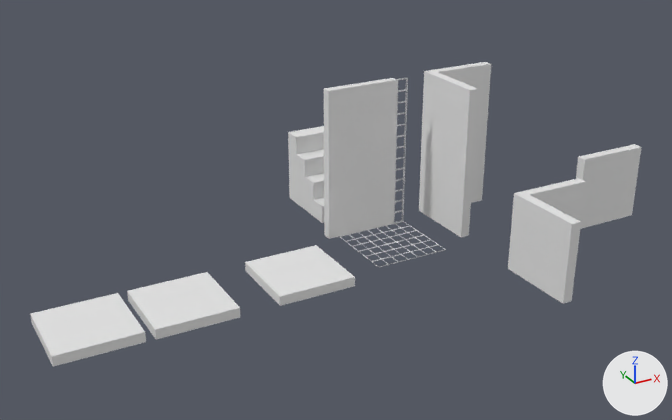
Renders of the glTF model jakes_test/mesh_library.glb from each side of a commit.
The view is the same before and after, from a 50 mm lens placed at (-11.79, -21.4, 10.49), pointed at (-1.38, -2.47, 1.03). Every picture has the same lights, and +X, +Y and +Z are marked at lower right. The picture after the commit comes second. Vertices at exactly the same position are counted once.

Names of what the first picture shows: 'floor_tile', 'floor_tile_wire_center', 'floor_tile_wire_corner', 'grate', 'half_wall_tile', 'half_wall_tile_corner', 'stair', 'wall_grate', 'wall_tile', 'wall_tile_corner'.
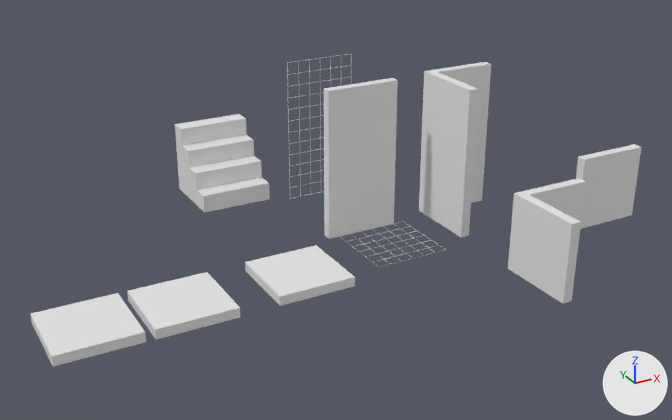
The change, as JSON lines over the scene's bpy script:
```json
{"block": "me_cube_009", "where": "# used by ob_grate; location = (0.01, -2.97, 0.0)"}
{"op": "remove", "block": "me_cube_009", "code": "me_cube_009.from_pydata(...)  # 280 vertices, 672 faces; spans x -1.02..0.98, y -1.0..1.0, z -0.01..0.01"}
{"op": "add", "block": "me_cube_009", "code": "me_cube_009.from_pydata(...)  # 242 vertices, 576 faces; spans x -1.02..0.98, y -1.0..1.0, z 0.0"}
{"block": "me_cube_009", "change": "me_cube_009 part 1: 280 vertices removed from x -1.02..0.98, y -1.0..1.0, z -0.01..0.01; 242 vertices added at x -1.02..0.98, y -1.0..1.0, z 0.0"}
{"op": "set", "path": "ob_stair.location", "old": "(0.0, 0.0, 0.0)", "new": "(-2.54, 2.2, 0.0)"}
{"op": "set", "path": "ob_wall_grate.location", "old": "(-0.01, -2.7, 0.0)", "new": "(0.0, 0.0, 0.0)"}
```

Boxes (x1, y1, x2, y2) around the edits, measured in the pictures (672 x 420 px):
```json
{"object": "stair", "change": "moved", "before": [288, 126, 324, 223], "after": [175, 114, 270, 213]}
{"object": "wall_grate", "change": "moved", "before": [338, 78, 408, 223], "after": [287, 54, 352, 199]}
{"object": "grate", "change": "reshaped", "before": [340, 221, 446, 267], "after": [339, 221, 446, 267]}
```
